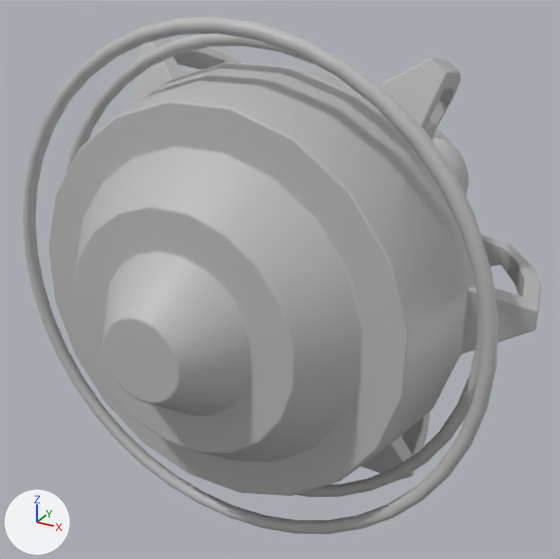
Renders of the FBX model Assets/Models/Arma.fbx from each side of a commit.
Both versions are drawn from a 50 mm lens placed at (0.473, -0.931, 0.407), pointed at (-0.063, 0.043, -0.081). The lights are fixed; the arrows at lower left show +X, +Y and +Z. Where no turn or scale is listed for an object, it has been applied to the vertices.

Names of what the first picture shows: 'Arma'.
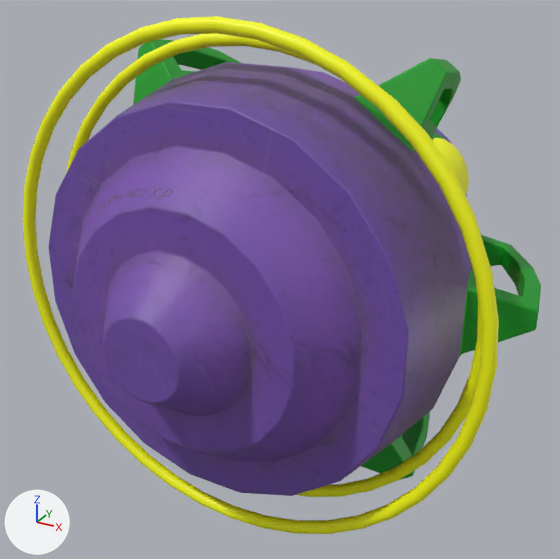
Where the newer file only moved an object's origin or applied its transform, the numbers keep the older frame.

Patch to the scene script:
```diff
--- a/Assets/Models/Arma.fbx.py
+++ b/Assets/Models/Arma.fbx.py
@@ img_arma_base_color_png @@
+img_arma_base_color_png = load_image('Arma_Base_color.png', '../Textures/Arma/Arma_Base_color.jpg', 2048, 2048, 'sRGB')
@@ mat_arma_lambert2 @@
+mat_arma_lambert2 = principled_material('Arma:lambert2')
+mat_arma_lambert2.texture = img_arma_base_color_png
@@ me_mesh @@
 # used by ob_arma; location = (0.0, -0.041, -0.264)
-me_mesh.from_pydata(...)  # 12548 vertices, 12239 faces; spans x -0.345..0.345, y -0.336..0.655, z -0.068..0.595
+me_mesh.from_pydata(...)  # 11864 vertices, 11650 faces; spans x -0.345..0.345, y -0.336..0.655, z -0.068..0.595
+# me_mesh part 1: 6 vertices moved from x -0.136..0.098, y 0.162..0.164, z 0.089..0.136 to x -0.133..0.1, y 0.161..0.164, z 0.091..0.136; 344 vertices removed from x -0.219..0.219, y -0.074..0.173, z -0.003..0.29; 84 vertices added at x -0.216..0.216, y 0.135..0.173, z 0.045..0.289
+# me_mesh part 2: 32 vertices removed from x 0.104..0.147, y 0.132..0.138, z 0.42..0.454; 8 vertices added at x 0.103..0.146, y 0.135..0.137, z 0.419..0.452
+# me_mesh part 3: 11290 faces spanning x -0.345..0.345, y -0.336..0.655, z -0.068..0.595 switch from mat_lambert1 (grey #bcbcbc) to mat_arma_lambert2 (picture img_arma_base_color_png)
```

Changed parts and their boxes [x1, y1, x2, y2] in the pictures (560 x 559 px):
'Arma', reshaped
    before: [23, 17, 541, 534]
    after: [23, 16, 541, 534]
part 1 of me_mesh, cut back
    both: [481, 235, 504, 266]
part 2 of me_mesh, cut back
    both: [430, 100, 448, 128]
part 3 of me_mesh, recoloured (grey to purple)
    both: [23, 17, 541, 534]
